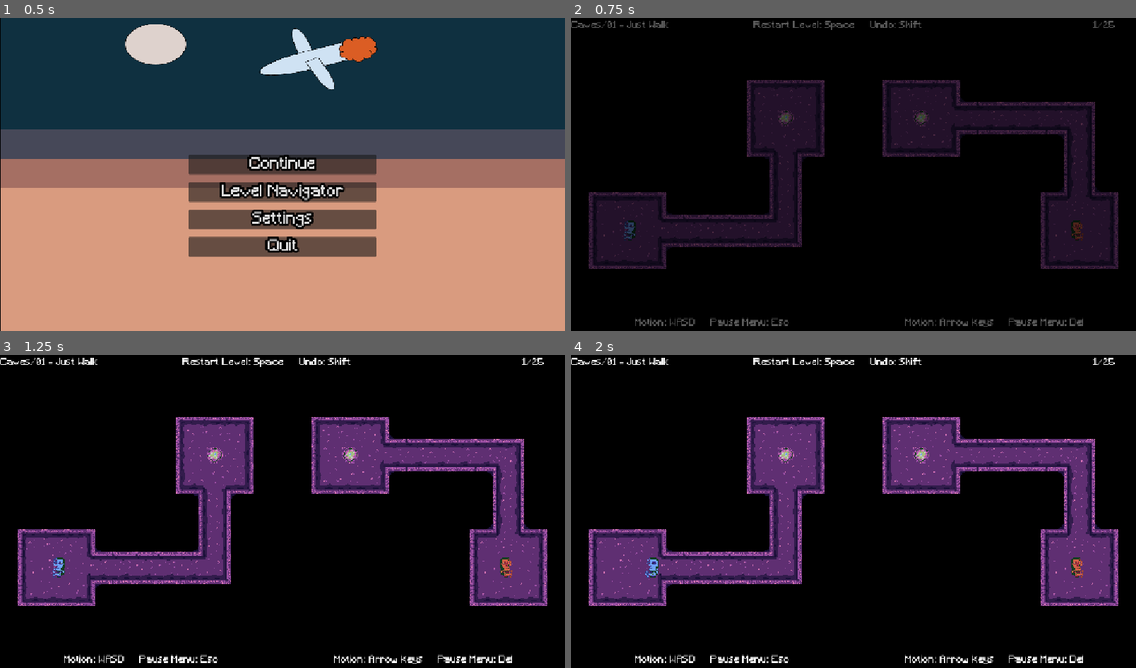
Above: before the commit, frames 1-4 (two rows, left to right).
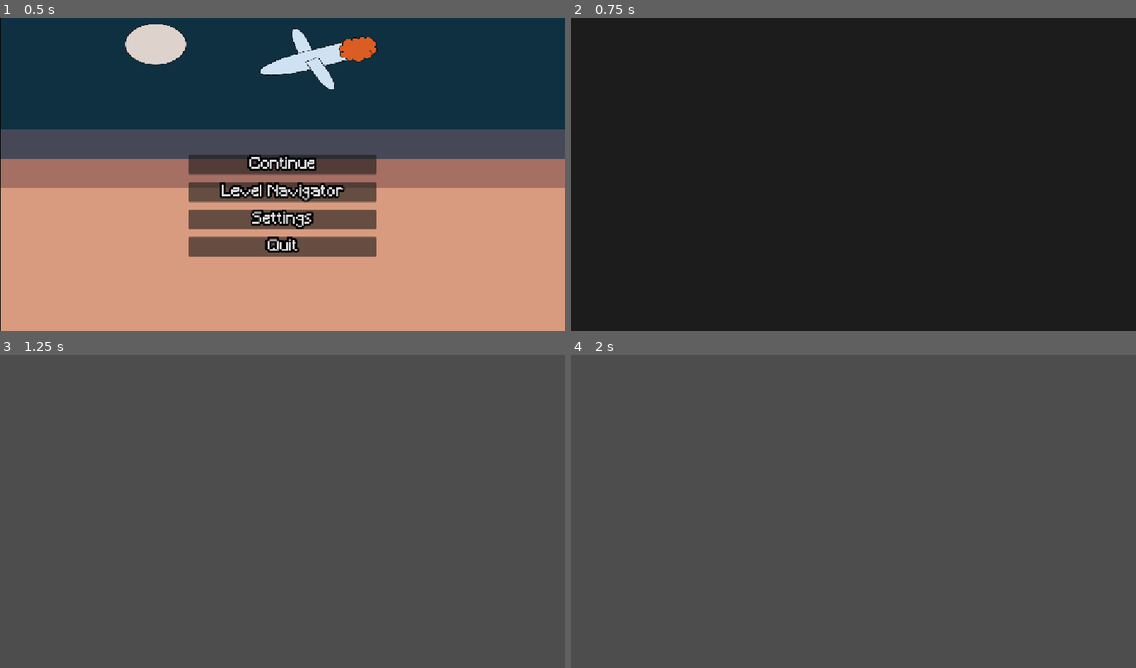
Above: after the commit, the same moments.

Repository: whitsettbe/kcol-f26-gamedevproj-cb
Game: Godot game, scene res://UI/scenes/main_menu.tscn
The game is run twice, just before and just after one commit, with the same random seed, the same clock (stepped at 60 frames per second) and the same inputs.
Inputs:
- Up to frame 1 (0.5 s): no input
- Up to frame 2 (0.75 s): click "Continue" at 0.5 s
- Up to frame 3 (1.25 s): no input
- Up to frame 4 (2 s): tap Enter at 1.25 s; hold D (L_right) from 1.28 s (still down); tap Shift (undo) at 1.35 s

Frame 1 is identical in both runs. In frame 2, 81% of the frame differs, in the area x 0-100%, y 0-100%; in frame 3, 100%; in frame 4, 100%.

Commit message:
Cut scenes insertable in "level" list

Diff:
--- a/TornAsunder/UI/scripts/hud.gd
+++ b/TornAsunder/UI/scripts/hud.gd
@@ -8,6 +8,14 @@
 
 # Called every frame. 'delta' is the elapsed time since the previous frame.
 func _process(delta: float) -> void:
-	get_child(3).text = str(Globals.level_idx + 1) + "/" + str(len(Globals.level_paths))
-	if(Globals.level_idx >= 0 and Globals.level_idx < len(Globals.level_paths)):
-		get_child(4).text = Globals.level_paths[Globals.level_idx].replace("res://levels/", "").replace(".tscn", "")
+	if not visible:
+		return
+
+	var cur_level_path = Globals.level_paths[Globals.level_idx]
+	if cur_level_path not in Globals.level_paths_reduced:
+		return
+	var reduced_idx = Globals.level_paths_reduced.find(cur_level_path)
+
+	get_child(3).text = str(reduced_idx + 1) + "/" + str(len(Globals.level_paths_reduced))
+	if(reduced_idx >= 0 and reduced_idx < len(Globals.level_paths_reduced)):
+		get_child(4).text = cur_level_path.replace("res://levels/", "").replace(".tscn", "")
--- /dev/null
+++ b/TornAsunder/cut-scenes/cut-scene.gd
@@ -0,0 +1,14 @@
+extends Node2D
+class_name CutScene
+
+signal level_completed
+
+# Called when the node enters the scene tree for the first time.
+func _ready() -> void:
+	var timer = get_tree().create_timer(5)
+	timer.timeout.connect(level_completed.emit)
+
+
+# Called every frame. 'delta' is the elapsed time since the previous frame.
+func _process(delta: float) -> void:
+	pass
--- /dev/null
+++ b/TornAsunder/cut-scenes/intro.tscn
@@ -0,0 +1,6 @@
+[gd_scene format=3 uid="uid://c6ewj6tmx2ihi"]
+
+[ext_resource type="Script" uid="uid://cvlmlib0voj8t" path="res://cut-scenes/cut-scene.gd" id="1_lu0bb"]
+
+[node name="Intro" type="Node2D" unique_id=385759495]
+script = ExtResource("1_lu0bb")
--- a/TornAsunder/levels/level_block_manager.gd
+++ b/TornAsunder/levels/level_block_manager.gd
@@ -1,5 +1,6 @@
 @tool
 extends Node2D
+class_name Level
 
 
 const scripts = {
--- a/TornAsunder/scripts/Globals.gd
+++ b/TornAsunder/scripts/Globals.gd
@@ -1,6 +1,7 @@
 extends Node
 
 var level_paths = [
+	"res://cut-scenes/intro.tscn",
 	#"res://levels/Playgrounds/playground0.tscn",
 	#"res://levels/Playgrounds/playground1.tscn",
 	#"res://levels/Playgrounds/playground2.tscn",
@@ -30,6 +31,7 @@
 	"res://levels/Bog/29 - Magic Eraser.tscn",
 	"res://levels/Bog/30 - Leroy.tscn"
 	]
+var level_paths_reduced = [] # Keep a list skipping cut scenes
 
 var level_idx = 0
 
@@ -44,8 +46,21 @@
 	for path in level_paths:
 		assert(ResourceLoader.exists(path),
 			"Path \"{0}\" not found.".format([path]))
+		if is_level_object_path(path):
+			level_paths_reduced.append(path)
+
 
 
 # Called every frame. 'delta' is the elapsed time since the previous frame.
 func _process(delta: float) -> void:
 	pass
+
+
+# Indicate if a scene corresponds to an actual level
+#  (loads the scene when checking)
+func is_level_object_path(scene_path):
+	var scene : PackedScene = load(scene_path)
+	var instance := scene.instantiate()
+	var out = (instance is Level)
+	instance.free()
+	return out
--- a/TornAsunder/scripts/multilevel.gd
+++ b/TornAsunder/scripts/multilevel.gd
@@ -51,25 +51,36 @@
 	connect_level_signals()
 	level_scene_stack = []
 	level_scene_stack_times = []
-	compute_level_transform()
-
-	# Check to see if the playlist should be changed,
-	#  or if the final level audio should play.
-	check_for_layer_change(Globals.level_scene.layer)
-	check_for_final_level()
+
+	if Globals.level_scene is Level:
+		# These things don't make sense for cut scenes
+
+		compute_level_transform()
+
+		# Check to see if the playlist should be changed,
+		#  or if the final level audio should play.
+		check_for_layer_change(Globals.level_scene.layer)
+		check_for_final_level()
+
+
+	# Hide HUD etc. if on a cut scene
+	for ui_element in [$PauseCanvas, $LevelFrame, $HUD]:
+		ui_element.visible = (Globals.level_scene is Level)
+
 
 # Connect the level scene's signals to scripts in this file
 func connect_level_signals() -> void:
 	Globals.level_scene.connect("level_completed",
 			_on_level_completed)
-	Globals.level_scene.connect("state_push_requested",
-			_on_state_push_requested)
-	Globals.level_scene.connect("state_drop_requested",
-			_on_state_drop_requested)
-	Globals.level_scene.connect("state_undo_requested",
-			_on_state_undo_requested)
-	Globals.level_scene.connect("level_reset_requested",
-			_on_level_reset_requested)
+	if Globals.level_scene is not CutScene:
+		Globals.level_scene.connect("state_push_requested",
+				_on_state_push_requested)
+		Globals.level_scene.connect("state_drop_requested",
+				_on_state_drop_requested)
+		Globals.level_scene.connect("state_undo_requested",
+				_on_state_undo_requested)
+		Globals.level_scene.connect("level_reset_requested",
+				_on_level_reset_requested)
 
 
 # When a level ends, delete it and load the next one,
@@ -164,6 +175,7 @@
 		# Undo sfx
 		sfx_undo.play()
 
+
 # Reset the current level
 func _on_level_reset_requested() -> void:
 	Globals.level_scene.queue_free()
@@ -171,6 +183,7 @@
 
 	# Restart sfx
 	sfx_restart.play()
+
 
 # Translate and scale the level to center it on the screen
 #  and maximize its size. Canvas elements are also arranged
Not shown, added: TornAsunder/cut-scenes/cut-scene.gd.uid
